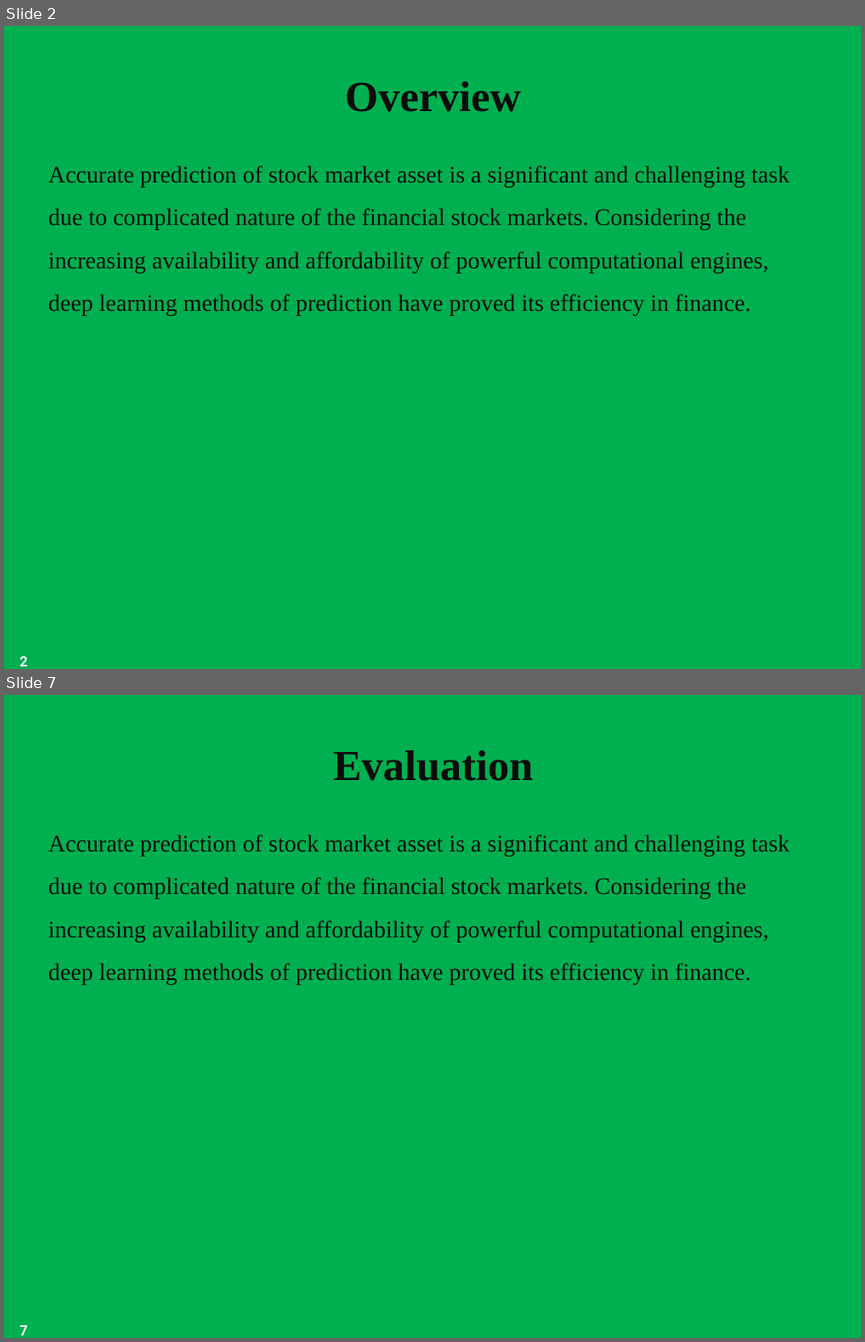
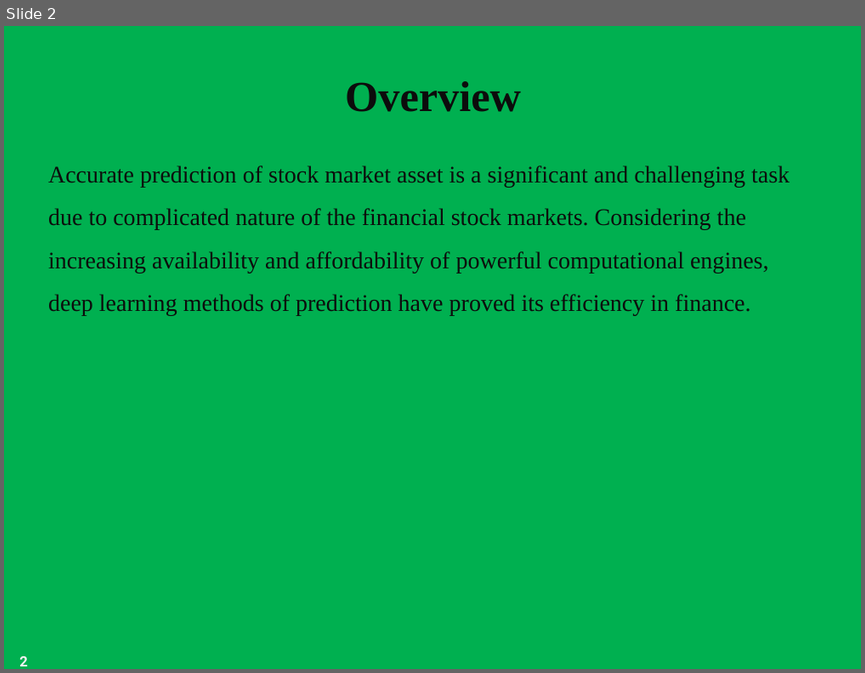
Before and after one commit to ghcn345/Stock-Market-Prediction, a slide deck: data/Stock Market Prediction.pptx. Shown one above the other, each under a label of ours: slides 2 and 7 before the commit, slide 2 after it; the slides between them are not shown. The pictures are 865x1342 and 865x673 pixels, drawn with LibreOffice and Linux fonts; fonts in the diff are those of the drawing; background and template pictures are left out. Boxes give left, top, right and bottom in pixels: in the first picture for what was removed or moved away, otherwise in the second. Text is boxed around its words. In the diff, an @@ line names an element or a change of style, - is before the commit and + after.

```diff
--- a/data/Stock Market Prediction.pptx
+++ b/data/Stock Market Prediction.pptx
@@ slide 7 removed at (x1=4, y1=695, x2=861, y2=1338), background picture (left out) @@
@@ title removed at (x1=333, y1=750, x2=533, y2=781) @@
-Evaluation
@@ text removed at (x1=48, y1=834, x2=789, y2=984) @@
-Accurate prediction of stock market asset is a significant and challenging task due to complicated nature of the financial stock markets. Considering the increasing availability and affordability of powerful computational engines, deep learning methods of prediction have proved its efficiency in finance.
@@ page number removed at (x1=19, y1=1325, x2=28, y2=1335) @@
-7
```
Also in this commit, not shown: 3 slides changed, 4 slides added, 1 other slide removed, 2 other files.
